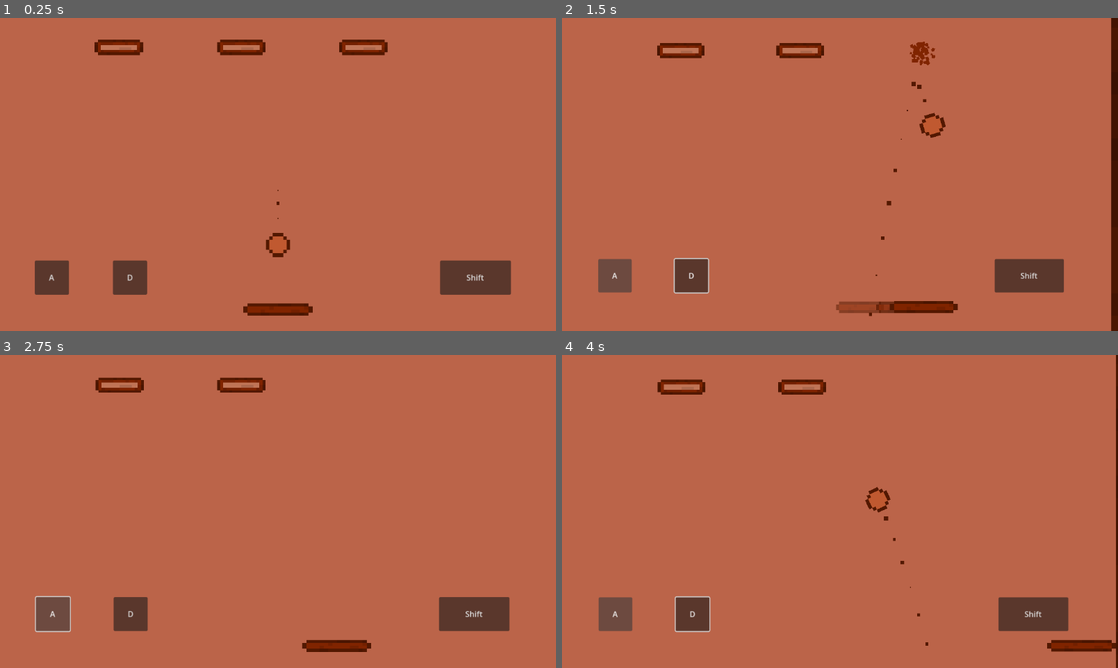
Above: before the commit, frames 1-4 (two rows, left to right).
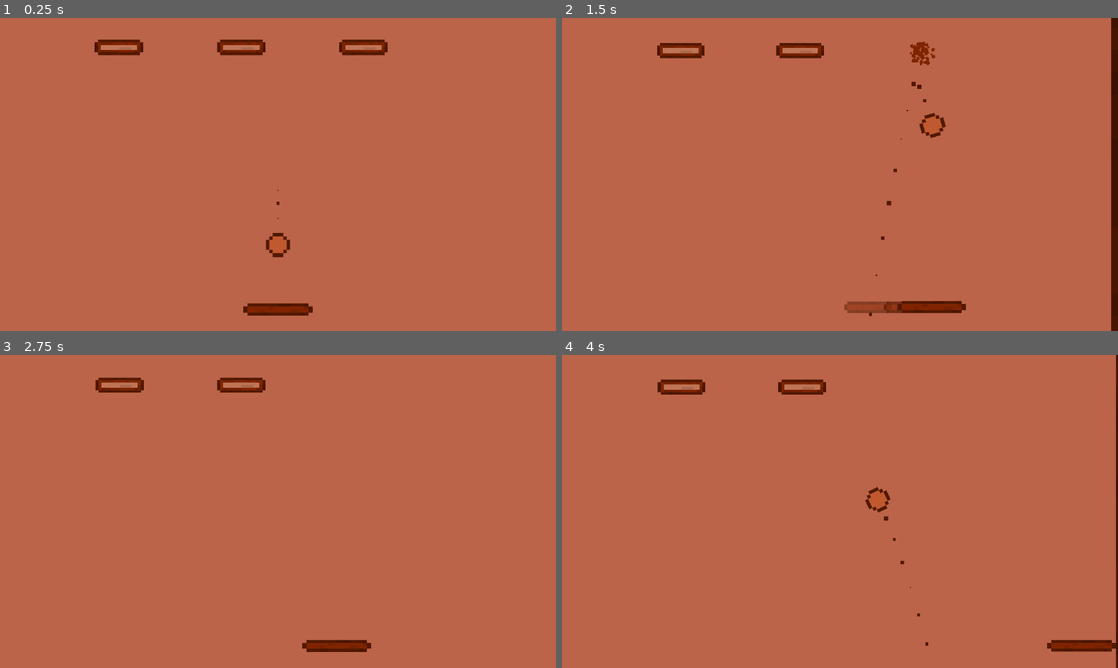
Above: after the commit, the same moments.

Repository: Let-s-Godot-Now/Breakout
Game: Godot game, scene res://tscn/main.tscn
The game is run twice, just before and just after one commit, with the same random seed, the same clock (stepped at 60 frames per second) and the same inputs.
Inputs (mouse positions are in pixels of both pictures, inside the frame that each line leads up to):
- Up to frame 1 (0.25 s): no input
- Up to frame 2 (1.5 s): click (612, 277) at 0.5 s, where only the run before the commit has a clickable "A"; hold Right (move_right) from 1.28 s (still down); hold Shift (faster_shift) from 1.28 s (still down)
- Up to frame 3 (2.75 s): release Right (move_right) at 2.03 s; release Shift (faster_shift) at 2.03 s; hold Left (move_left) from 2.03 s (still down); tap Shift (faster_shift) at 2.1 s
- Up to frame 4 (4 s): release Left (move_left) at 2.78 s; hold Shift (faster_shift) 2.78-3.53 s; hold Right (move_right) from 2.78 s (still down); tap Shift (faster_shift) at 3.6 s

The runs differ from the first frame. In frame 1, 2.8% of the frame differs, in the area x 6-92%, y 77-89%; in frame 2, 3.0%, in the area x 6-91%, y 76-95%; in frame 3, 2.8%; in frame 4, 2.8%.

Commit message:
Android打包预备

Diff:
--- a/scripts/game_controller.gd
+++ b/scripts/game_controller.gd
@@ -27,8 +27,8 @@
 	GlobalValue.paddle = paddle
 	GlobalValue.bricks = bricks
 
-	# if OS.get_name()=="Android":
-	controllers.visible=true
+	if OS.get_name()=="Android":
+		controllers.visible=true
 
 func update_level() -> void:
 	print("win")
